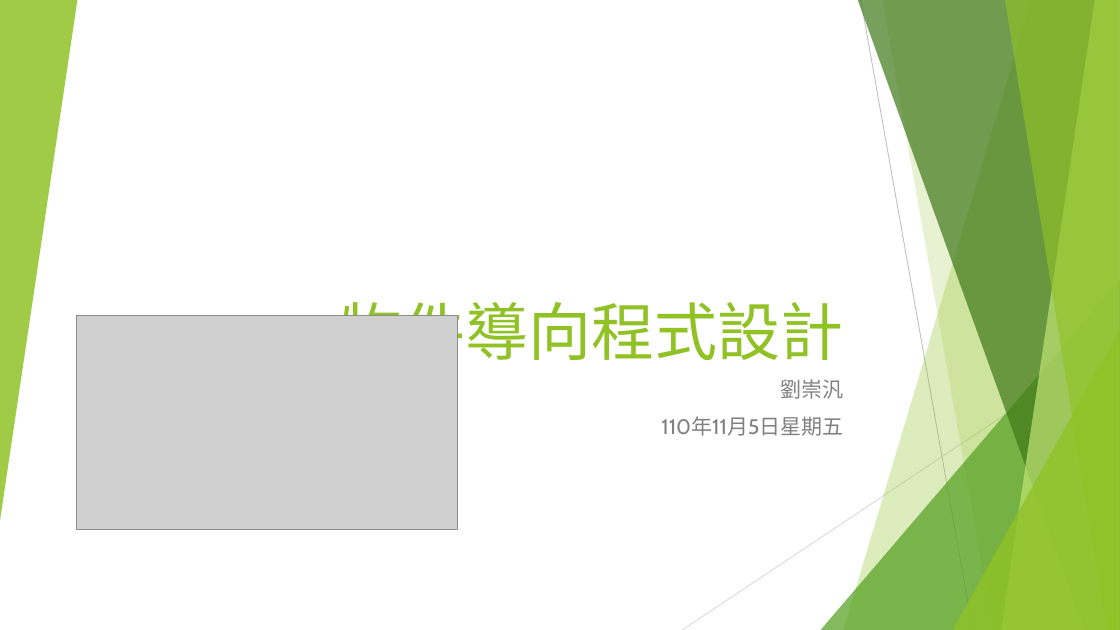
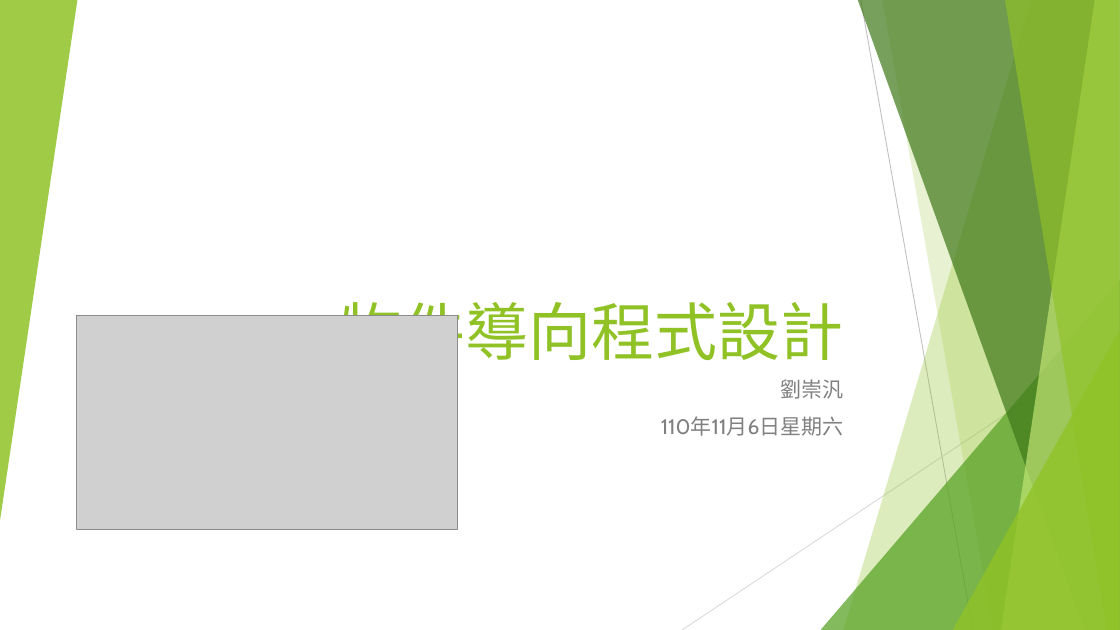
Before and after one commit to liulawsi/My_PPTs, a slide deck: slide 1 of LCC/Java/10_物件導向程式設計.pptx. Drawn at 1120x630 pixels with LibreOffice and Linux fonts; fonts in the diff are those of the drawing; grey boxes stand for pictures. Boxes give left, top, right and bottom in pixels: in the first picture for what was removed or moved away, otherwise in the second. Text is boxed around its words. In the diff, an @@ line names an element or a change of style, - is before the commit and + after.

```diff
--- a/LCC/Java/10_物件導向程式設計.pptx
+++ b/LCC/Java/10_物件導向程式設計.pptx
@@ subtitle at <box>661,416,844,436</box>: text changed @@
-110年11月5日星期五
+110年11月6日星期六
```
Also in this commit, not shown: 60 other slides changed, 2 other files.
